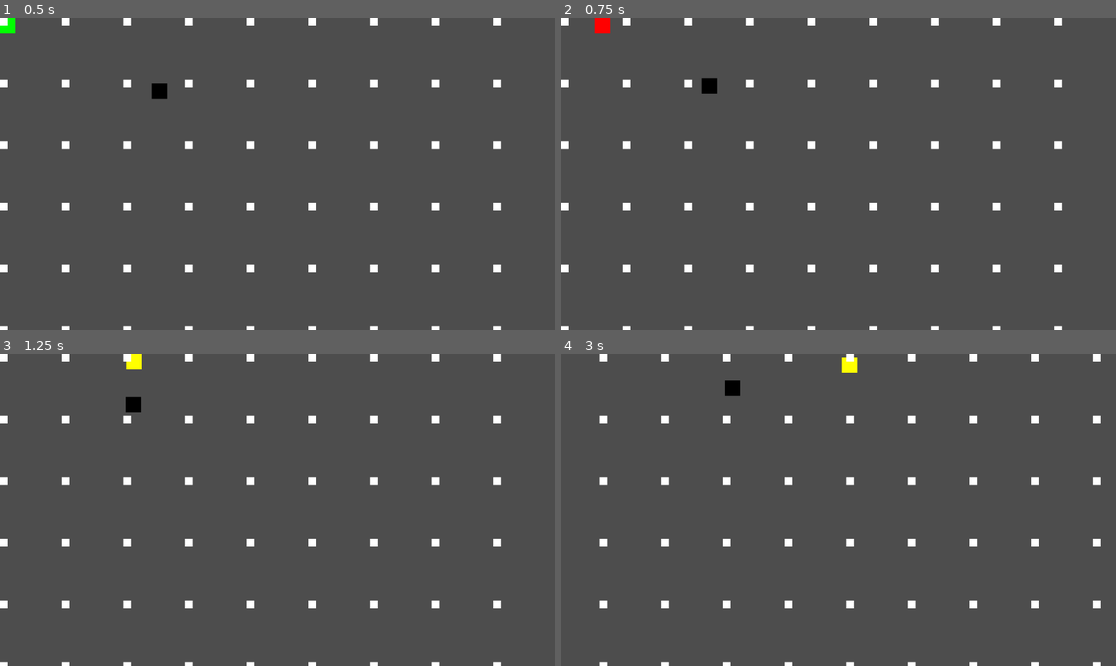
Above: before the commit, frames 1-4 (two rows, left to right).
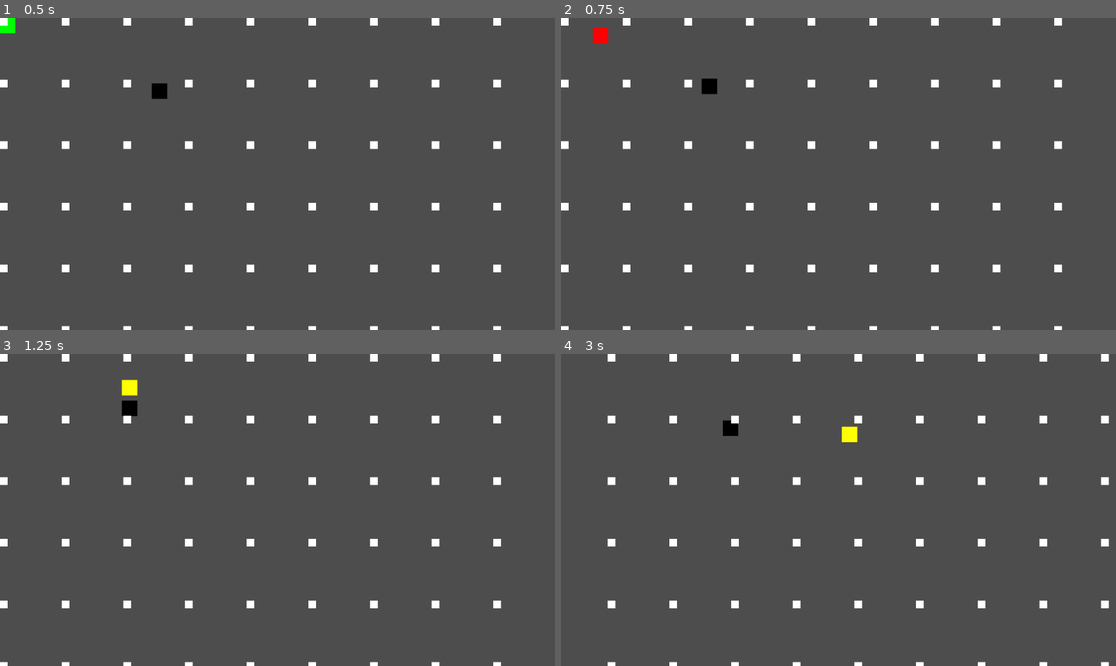
Above: after the commit, the same moments.

Repository: DiegoChiodi/Divina-Comedia-Game
Game: Godot game, scene res://Scene/main.tscn
The game is run twice, just before and just after one commit, with the same random seed, the same clock (stepped at 60 frames per second) and the same inputs.
Inputs (mouse positions are in pixels of both pictures, inside the frame that each line leads up to):
- Up to frame 1 (0.5 s): no input
- Up to frame 2 (0.75 s): move the mouse to (960, 158) at 0.52 s; hold D (right) from 0.53 s (still down); tap Space (space) at 0.6 s
- Up to frame 3 (1.25 s): keep holding D (right); click (399, 494) at 0.8 s
- Up to frame 4 (3 s): move the mouse to (727, 525) at 1.27 s; release D (right) at 1.28 s; hold S (down) 1.28-2.03 s; click (727, 525) at 1.35 s; tap Space (space) at 1.55, 2.1 s; move the mouse to (894, 441) at 2.02 s; hold D (right) 2.03-2.78 s; click (894, 441) at 2.3 s; move the mouse to (810, 572) at 2.77 s; hold W (up) from 2.78 s (still down); click (810, 572) at 2.85 s

Frame 1 is identical in both runs. In frame 2, 0.2% of the frame differs, in the area x 5-29%, y 0-25%; in frame 3, 0.4%; in frame 4, 4.2%, in the area x 6-99%, y 0-100%.

Commit message:
Dash reword and collision

Diff:
--- a/Scene/player.tscn
+++ b/Scene/player.tscn
@@ -2,10 +2,10 @@
 
 [ext_resource type="Script" uid="uid://m2exhdhgmqhi" path="res://Scripts/player.gd" id="1_vtayn"]
 
+[sub_resource type="RectangleShape2D" id="RectangleShape2D_y8w33"]
+size = Vector2(32, 32)
+
 [sub_resource type="RectangleShape2D" id="RectangleShape2D_kelma"]
-size = Vector2(48, 48)
-
-[sub_resource type="RectangleShape2D" id="RectangleShape2D_y8w33"]
 size = Vector2(32, 32)
 
 [node name="Player" type="CharacterBody2D"]
@@ -15,14 +15,12 @@
 offset_right = 32.0
 offset_bottom = 32.0
 
-[node name="Area2D" type="Area2D" parent="." groups=["hbAttack"]]
-
-[node name="CollisionShape2D" type="CollisionShape2D" parent="Area2D"]
-position = Vector2(16, 16)
-shape = SubResource("RectangleShape2D_kelma")
-
 [node name="CollisionShape2D" type="CollisionShape2D" parent="."]
 position = Vector2(16, 16)
 shape = SubResource("RectangleShape2D_y8w33")
 
-[connection signal="body_entered" from="Area2D" to="." method="_on_area_2d_body_entered"]
+[node name="are_hbTakeDamage" type="Area2D" parent="."]
+position = Vector2(16, 16)
+
+[node name="CollisionShape2D" type="CollisionShape2D" parent="are_hbTakeDamage"]
+shape = SubResource("RectangleShape2D_kelma")
--- a/Scene/shadow.tscn
+++ b/Scene/shadow.tscn
@@ -25,3 +25,6 @@
 [node name="CollisionShape2D" type="CollisionShape2D" parent="."]
 position = Vector2(16, 16)
 shape = SubResource("RectangleShape2D_yws6g")
+
+[connection signal="area_entered" from="col_hbAttack" to="." method="_on_col_hb_attack_area_entered"]
+[connection signal="area_exited" from="col_hbAttack" to="." method="_on_col_hb_attack_area_exited"]
--- a/Scripts/enemy.gd
+++ b/Scripts/enemy.gd
@@ -1,11 +1,15 @@
-extends Movel
+extends Entity
 class_name Enemy
 
-var player : CharacterBody2D
+var player : Player
 
 func _ready() -> void:
 	super._ready()
 	speed = 100
+
+func _physics_process(delta: float) -> void:
+	move_directionTarget()
+	super._physics_process(delta)
 
 func setup(_player : Player) -> void:
 	player = _player
@@ -13,6 +17,6 @@
 func directionTarget() -> void:
 	self.direction = (self.player.position - self.position).normalized()
 
-func _physics_process(delta: float) -> void:
-	move_directionTarget()
-	super._physics_process(delta)
+func groupsAdd() -> void:
+	add_to_group("Enemy")
+	groupRival = "Player"
--- a/Scripts/movel.gd
+++ b/Scripts/movel.gd
@@ -3,6 +3,7 @@
 
 var move_direction : Vector2 = Vector2.ZERO
 var direction : Vector2 = Vector2.ZERO
+var impulse : Vector2 = Vector2.ZERO
 
 var speed : float = 250 # Velocidade constante que guia movimento
 var acceleration : float = 0.2  # Fator de suavização
@@ -11,16 +12,17 @@
 func _ready() -> void:
 	pass # Replace with function body.
 
-
 # Called every frame. 'delta' is the elapsed time since the previous frame.
 func _process(delta: float) -> void:
 	directionTarget()
+	impulse = impulse.lerp(Vector2.ZERO, acceleration)
 
 func _physics_process(delta: float) -> void:
 	move(delta)
 
 func move(delta: float) -> void:
-	if self.direction != Vector2.ZERO:
+	move_directionTarget()
+	if self.move_direction != Vector2.ZERO:
 		velocityTarget(delta)
 	else:
 		velocity = velocity.lerp(move_direction * 0, acceleration)
@@ -34,4 +36,7 @@
 	pass
 
 func move_directionTarget() -> void:
-	self.move_direction = self.direction
+	self.move_direction = self.direction + impulse
+
+func takeImpulse(_impulse : Vector2) -> void:
+	impulse = _impulse
--- a/Scripts/player.gd
+++ b/Scripts/player.gd
@@ -1,4 +1,4 @@
-extends Movel
+extends Entity
 class_name Player
 
 #Dash ---------------
@@ -18,9 +18,9 @@
 	super.move(delta)
 
 func dash(delta) -> void:
-	var space : bool = Input.is_action_just_pressed("space")
+	var attack : bool = Input.is_action_just_pressed("space") or Input.is_action_just_pressed("left_click")
 
-	if space && dashPoss:
+	if attack && dashPoss:
 		#Dando dash
 		self.inDash = true
 		self.dashDuringWait = 0.0
@@ -44,7 +44,6 @@
 		self.speedDash = 3
 		self.sprite.modulate = Color(1,0,0)
 	else:
-		move_directionTarget()
 		self.speedDash = 1
 
 func velocityTarget(delta) -> void:
@@ -52,3 +51,13 @@
 
 func directionTarget() -> void:
 	self.direction = Input.get_vector("left", "right", "up", "down")
+
+func groupsAdd() -> void:
+	add_to_group("Player")
+	groupRival = "Enemy"
+
+func move_directionTarget() -> void:
+	if inDash:
+		move_direction = (get_global_mouse_position() - self.global_position).normalized()
+	else:
+		super.move_directionTarget()
--- /dev/null
+++ b/entity.gd
@@ -0,0 +1,22 @@
+extends Movel
+class_name Entity
+
+var lifeMax : float = 100
+var life : float = lifeMax
+var damage : float = 20
+
+var groupRival : String = ""
+
+# Called when the node enters the scene tree for the first time.
+func _ready() -> void:
+	super._ready()
+	groupsAdd()
+
+func groupsAdd() -> void:
+	pass
+
+func takeDamage(_damage : float) -> void:
+	life -= damage
+
+func dead() -> void:
+	pass
--- a/project.godot
+++ b/project.godot
@@ -55,6 +55,11 @@
 "events": [Object(InputEventKey,"resource_local_to_scene":false,"resource_name":"","device":-1,"window_id":0,"alt_press …(192 unchanged characters)…
 ]
 }
+left_click={
+"deadzone": 0.2,
+"events": [Object(InputEventMouseButton,"resource_local_to_scene":false,"resource_name":"","device":-1,"window_id":0,"alt_pressed":false,"shift_pressed":false,"ctrl_pressed":false,"meta_pressed":false,"button_mask":0,"position":Vector2(0, 0),"global_position":Vector2(0, 0),"factor":1.0,"button_index":1,"canceled":false,"pressed":false,"double_click":false,"script":null)
+]
+}
 
 [rendering]
 
--- a/shadowEnemy.gd
+++ b/shadowEnemy.gd
@@ -1,2 +1,27 @@
 extends Enemy
 class_name ShadowEnemy
+
+var colPlayer : bool = false
+
+func _ready() -> void:
+	super._ready()
+	groupsAdd()
+
+func _process(delta: float) -> void:
+	super._process(delta)
+	if colPlayer:
+		self.player.takeImpulse((self.player.position - self.position).normalized() * 3)
+		self.takeImpulse((self.position - self.player.position).normalized() * 3)
+		if self.player.inDash:
+			pass
+
+func _on_col_hb_attack_area_entered(area: Area2D) -> void:
+	if area.get_parent() == player:
+		colPlayer = true
+
+func _on_col_hb_attack_area_exited(area: Area2D) -> void:
+	if area.get_parent() == player:
+		colPlayer = false
+
+func groupsAdd() -> void:
+	pass
Not shown, added: entity.gd.uid
